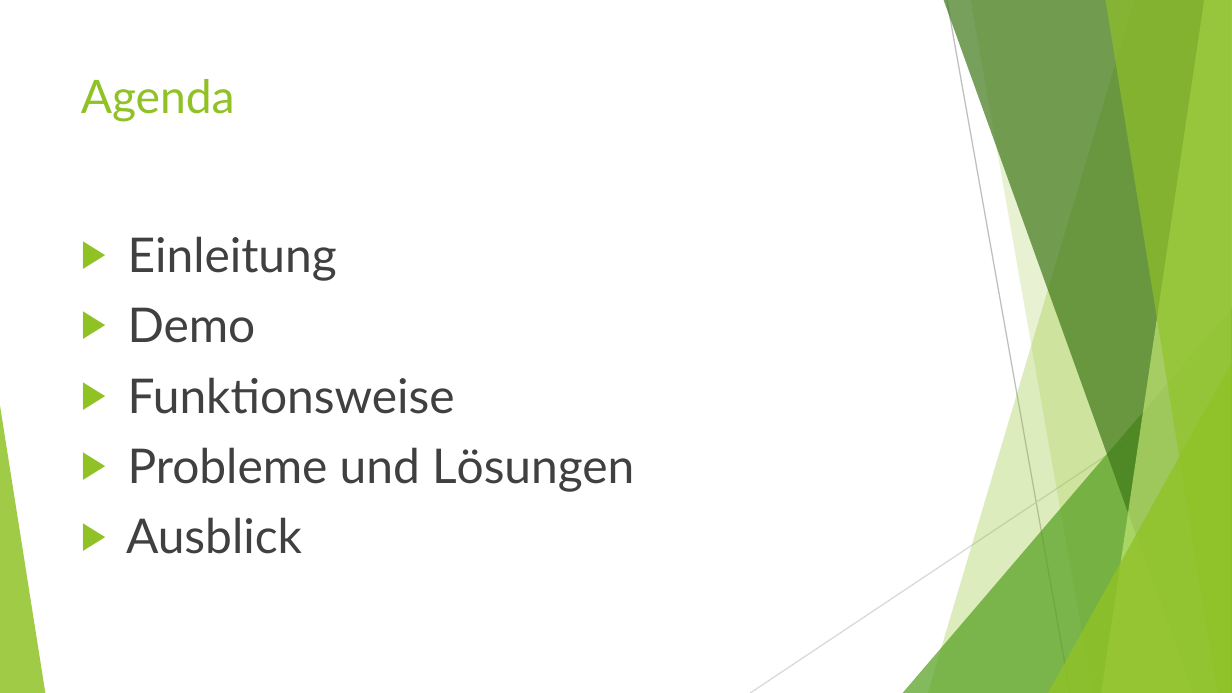
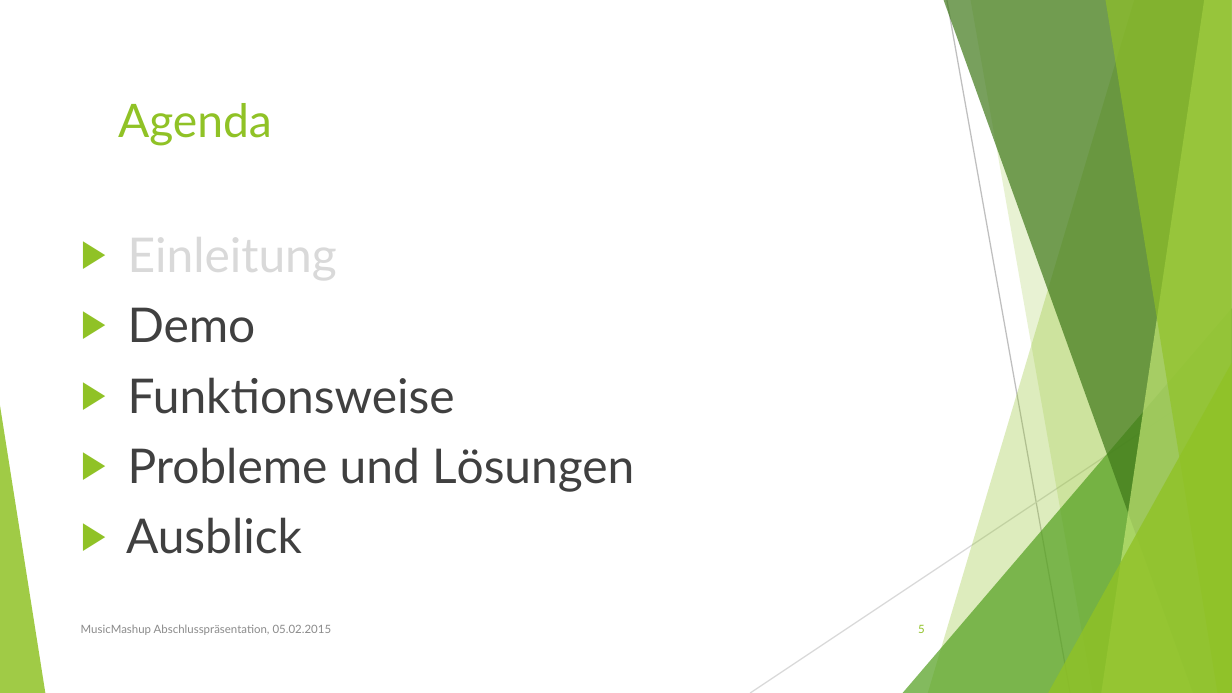
Before and after one commit to wolfkarl/MusicMashup, a slide deck: slide 5 of vortrag/abschlusspraesentation_musicmashup.pptx (slide 4 before the commit). Drawn at 1232x693 pixels with LibreOffice and Linux fonts; fonts in the diff are those of the drawing. Boxes give left, top, right and bottom in pixels: in the first picture for what was removed or moved away, otherwise in the second. Text is boxed around its words. In the diff, an @@ line names an element or a change of style, - is before the commit and + after.

Commit message:
Besser Einleitung, Animationen

```diff
--- a/vortrag/abschlusspraesentation_musicmashup.pptx
+++ b/vortrag/abschlusspraesentation_musicmashup.pptx
@@ title "Agenda": place and size @@
-title "Agenda" at <box>81,79,235,122</box>
+title "Agenda" at <box>118,103,272,146</box>
@@ text at <box>128,225,337,283</box>: text colour #404040 to #D9D9D9 in "Einleitung" @@
@@ text added at <box>81,624,332,635</box>, 6.8 pt, text #8C8C8C @@
+MusicMashup Abschlusspräsentation, 05.02.2015
@@ page number added at <box>918,624,925,633</box>, 6.8 pt, text #90C226 @@
+5
```
Also in this commit, not shown: 2 other slides changed, 2 slides added, 1 slide removed.
